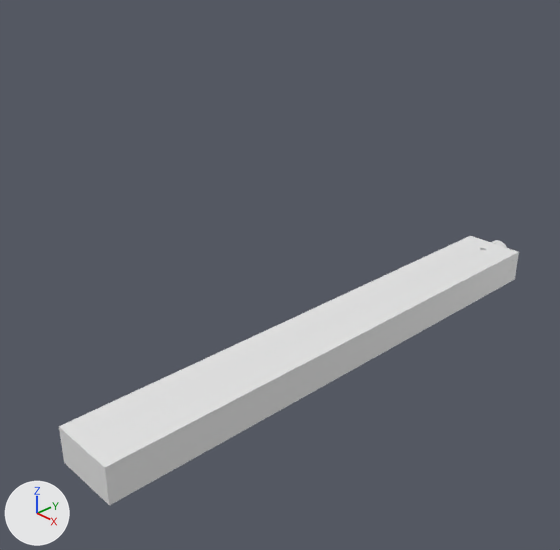
What one commit did to the Blender file 小海狸/斑斓/好玩的/划线器.blend.
The view is the same before and after, from a 50 mm camera at (0.2, -0.221, 0.173) aimed at (-0.008, -0.025, 0.035). The lights are fixed; the arrows at lower left show +X, +Y and +Z. The first picture is the older version.

Objects in the first picture: '柱体.001', '立方体' and 1 more.
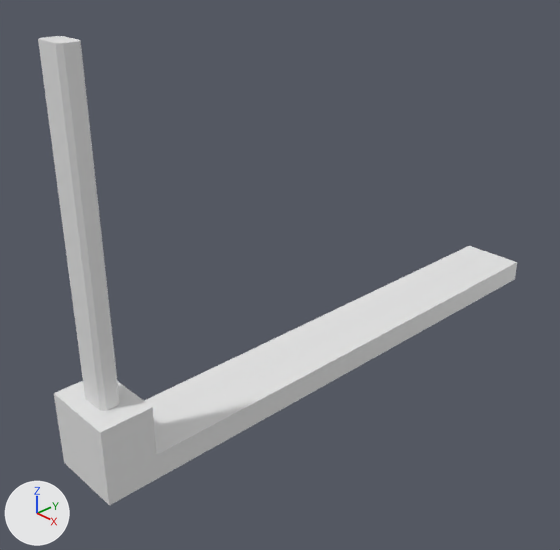
The newer file is also turned or shifted as a whole; pictures and numbers use the older file's frame.

Edits to the bpy script that builds the scene:
```text
Change me_立方体_002:
    used by ob_立方体; location = (0.0, 0.0, 0.0)
    remove me_立方体_002.from_pydata(...)  # 308 vertices, 161 faces; spans x -0.015..0.015, y -0.125..0.125, z -0.01..0.006
    add me_立方体_002.from_pydata(...)  # 8 vertices, 6 faces; spans x -0.015..0.015, y -0.125..0.125, z -0.01..0.0
    me_立方体_002 part 1: 2 vertices moved from x -0.015..0.015, y -0.125, z 0.006 to x -0.015..0.015, y -0.125, z 0.0; 302 vertices removed from x -0.015..0.015, y 0.113..0.125, z -0.01..0.006; 2 vertices added at x -0.015..0.015, y 0.125, z 0.0
Add me_立方体_004:
    me_立方体_004.from_pydata(...)  # a box spanning x -0.005..0.00167, y -0.005..0.005, z -0.005..0.005
Add me_立方体_003:
    me_立方体_003.from_pydata(...)  # 22 vertices, 22 faces; spans x -0.0038..0.0038, y -0.0062..0.0062, z -0.075..0.075
Remove ob_柱体_001:
    ob_柱体_001 = bpy.data.objects.new('柱体.001', me_柱体_001)
    ob_柱体_001.location = (0.0, 0.1205, 0.0)
    ob_柱体_001.rotation_euler = (1.571, 0.0, 0.0)  # degrees (90, 0, 0)
Add ob_立方体_002:
    ob_立方体_002 = bpy.data.objects.new('立方体.002', me_立方体_004)
    ob_立方体_002.location = (0.0, -0.11, 0.01)
    ob_立方体_002.rotation_euler = (0.0, 0.0, 1.571)  # degrees (0, 0, 90)
    ob_立方体_002.scale = (3.0, 3.0, 2.0)
Add ob_立方体_001:
    ob_立方体_001 = bpy.data.objects.new('立方体.001', me_立方体_003)
    ob_立方体_001.location = (0.0, -0.115, 0.063)
    ob_立方体_001.rotation_euler = (0.0, 0.0, 1.571)  # degrees (0, 0, 90)
```

Location of each change, [x1, y1, x2, y2] in pixels of the pictures (560 x 550 px):
'立方体', reshaped
    before: [59, 236, 519, 505]
    after: [61, 246, 517, 505]
'立方体.001', added
    after: [38, 36, 120, 411]
'立方体.002', added
    after: [54, 381, 157, 482]
'柱体.001', deleted (mostly hidden)
    before: [491, 240, 507, 248]
part 1 of me_立方体_002, cut back
    before: [59, 236, 519, 470]
    after: [144, 246, 517, 445]
